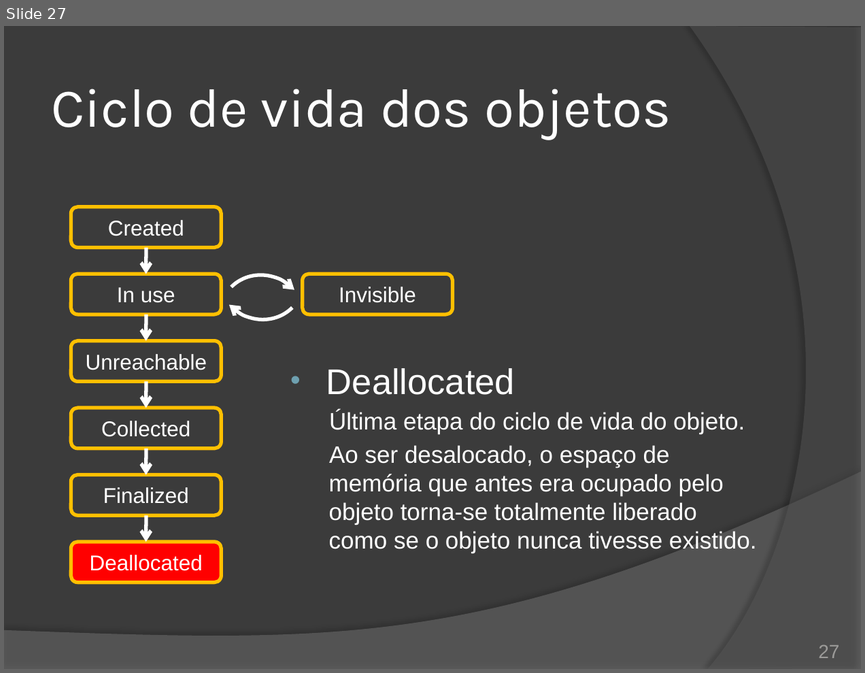
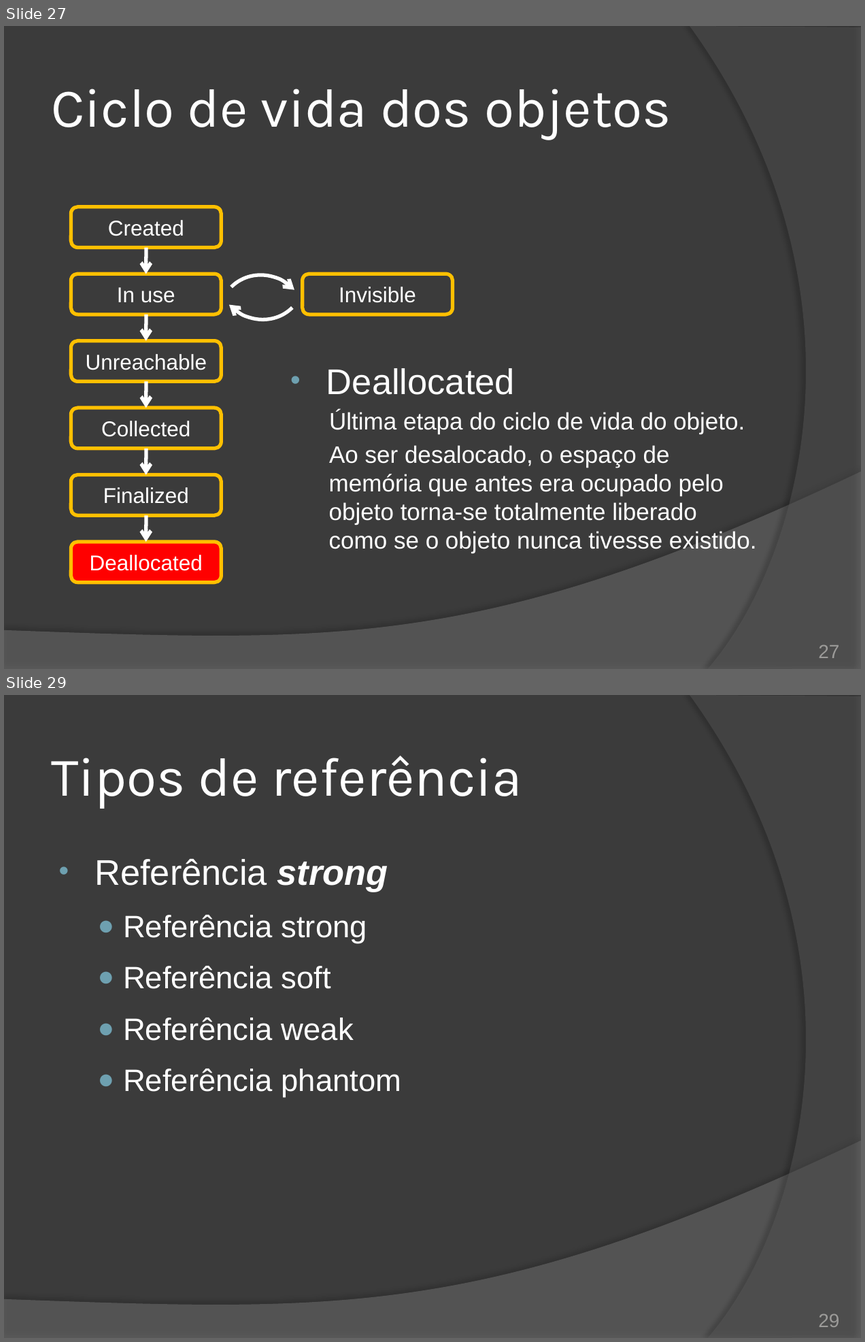
Before and after one commit to duchesqui/slzvieira-training, a slide deck: 2-Java-Programmer-Modulo-II/11.Capitulo05.pptx. Shown one above the other, each under a label of ours: slide 27 before the commit, slides 27 and 29 after it; the slides between them are not shown. The pictures are 865x673 and 865x1342 pixels, drawn with LibreOffice and Linux fonts; fonts in the diff are those of the drawing. Boxes give left, top, right and bottom in pixels: in the first picture for what was removed or moved away, otherwise in the second. Text is boxed around its words. In the diff, an @@ line names an element or a change of style, - is before the commit and + after.

Commit message:
Rascunho sobre tipos de referências pelo JVM.

```diff
--- a/2-Java-Programmer-Modulo-II/11.Capitulo05.pptx
+++ b/2-Java-Programmer-Modulo-II/11.Capitulo05.pptx
@@ slide 29 added at (4, 695, 861, 1338), background #3B3B3B; not listed: 2 template elements that a slide beside it also shows @@
@@ title added at (51, 756, 522, 809), 46 pt, text #FFFFFF @@
+Tipos de referência
@@ text added at (94, 858, 402, 1098), 26 pt, text #FFFFFF @@
+• Referência strong
+  ● Referência strong
+  ● Referência soft
+  ● Referência weak
+  ● Referência phantom
@@ page number added at (818, 1314, 839, 1327), 16 pt, text #9D9B9A @@
+29
```
Also in this commit, not shown: 2 slides changed, 1 other slide added.
